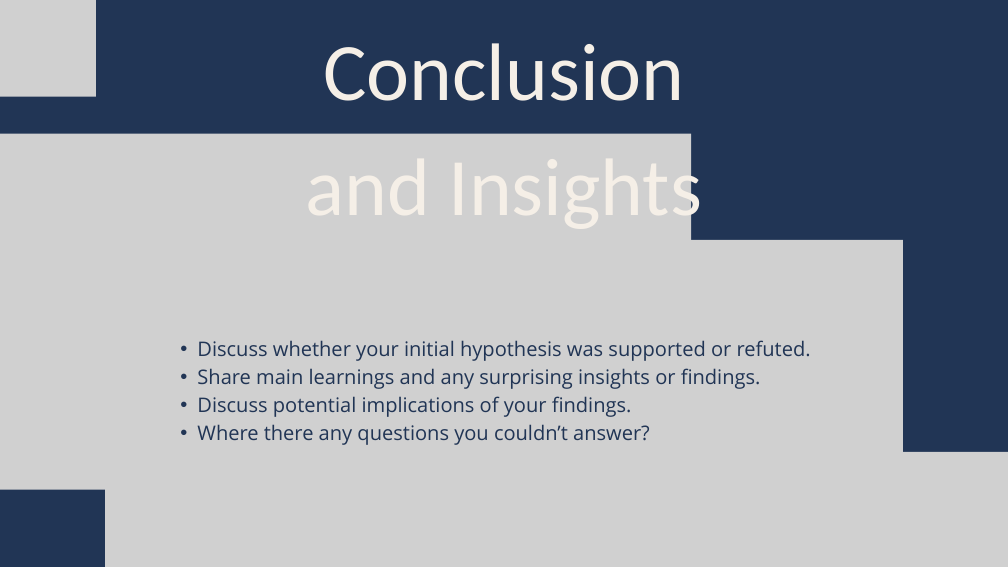
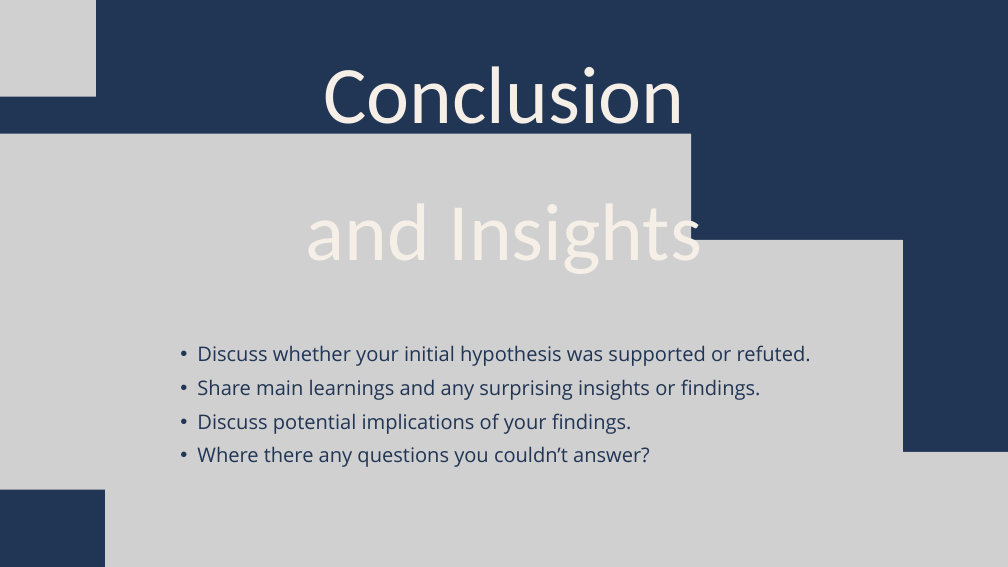
Before and after one commit to doomhazard/Alex-Castillo-IronHack-project-CNN, a slide deck: slide 11 of Deliverable/Kaggle Animals Clasification Presentation.pptx (slide 8 before the commit). Drawn at 1008x567 pixels with LibreOffice and Linux fonts; fonts in the diff are those of the drawing; grey boxes stand for pictures. Boxes give left, top, right and bottom in pixels: in the first picture for what was removed or moved away, otherwise in the second. Text is boxed around its words. In the diff, an @@ line names an element or a change of style, - is before the commit and + after.

```diff
--- a/Deliverable/Kaggle Animals Clasification Presentation.pptx
+++ b/Deliverable/Kaggle Animals Clasification Presentation.pptx
@@ text "Conclusion and Insights" at box(323, 66, 702, 240): line spacing 163.1pt to 1.4 @@
@@ text "Discuss whether your initial hypothesis ..." at box(197, 345, 811, 467): line spacing 40.1pt to 1.4 @@
```
Also in this commit, not shown: 6 other slides changed, 4 slides added, 1 slide removed, 1 other file.
